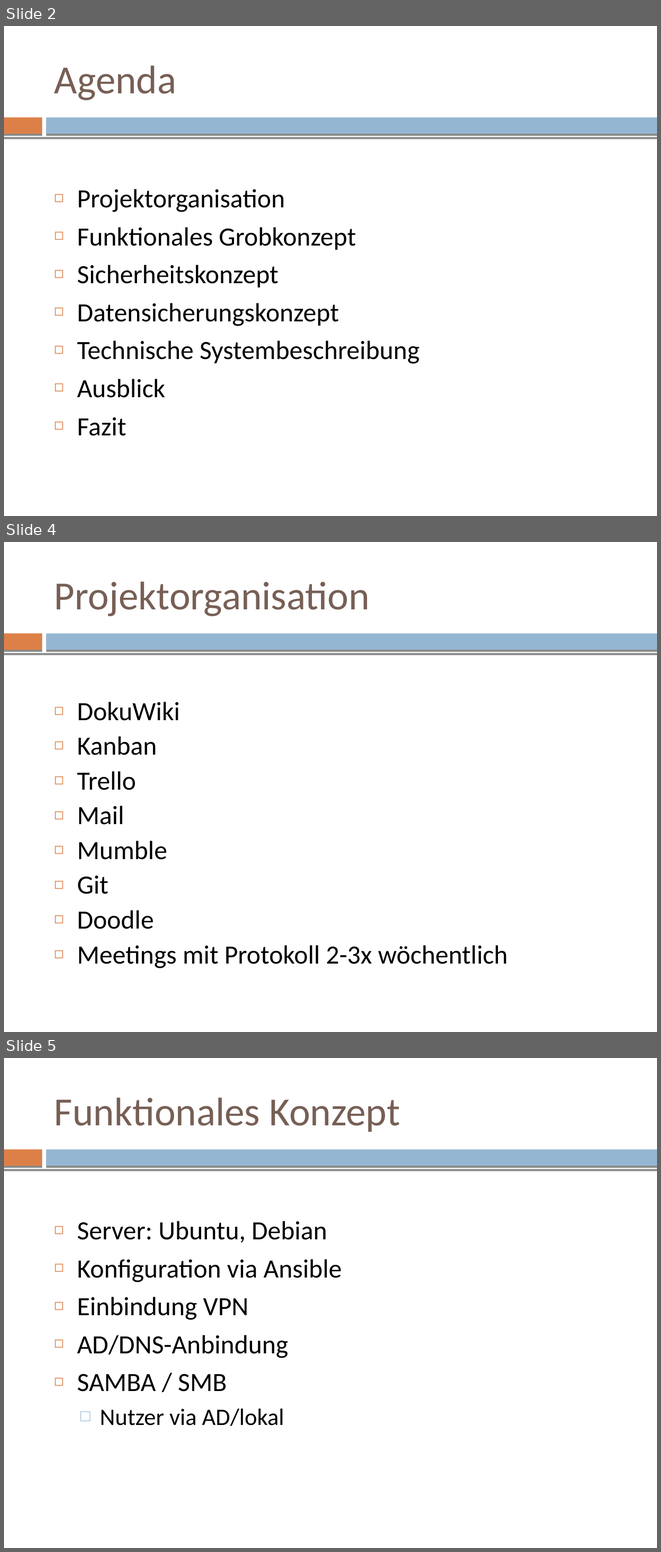
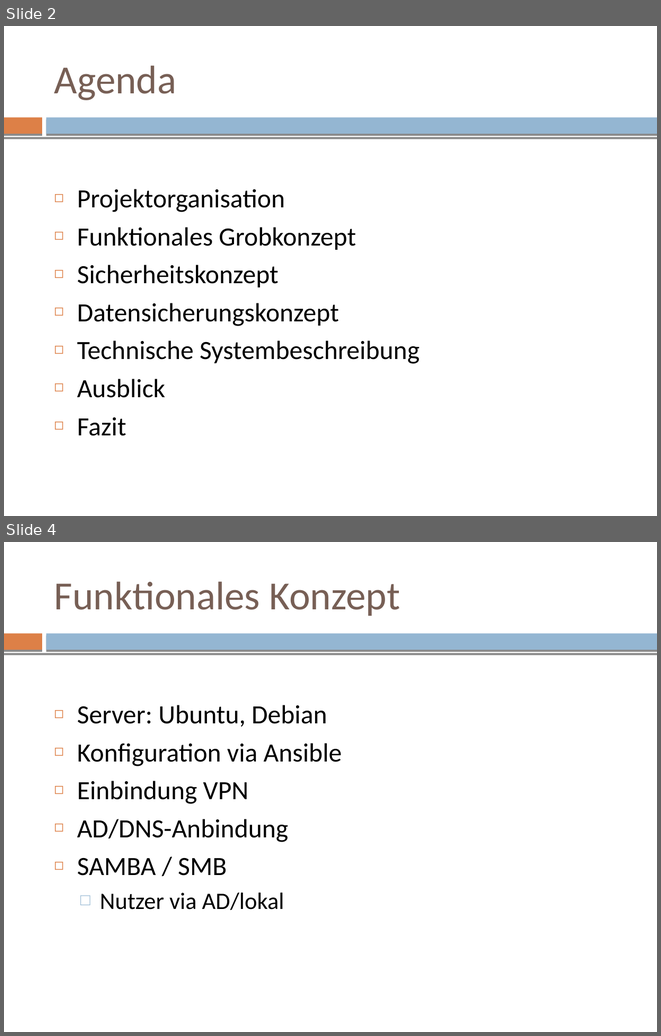
Before and after one commit to mvw/Wilddiebe10, a slide deck: keynote/keynote.odp. Shown one above the other, each under a label of ours: slides 2, 4 and 5 before the commit, slides 2 and 4 after it; the slides between them are not shown. The pictures are 661x1552 and 661x1036 pixels, drawn with LibreOffice and Linux fonts; fonts in the diff are those of the drawing. Boxes give left, top, right and bottom in pixels: in the first picture for what was removed or moved away, otherwise in the second. Text is boxed around its words. In the diff, an @@ line names an element or a change of style, - is before the commit and + after.

```diff
--- a/keynote/keynote.odp
+++ b/keynote/keynote.odp
@@ slide 4 removed at <box>4,542,657,1032</box>, background #FFFFFF; not listed: 3 template elements that a slide beside it also shows @@
@@ title removed at <box>54,581,370,616</box> @@
-Projektorganisation
@@ text removed at <box>77,702,508,968</box> @@
-◻ DokuWiki
-◻ Kanban
-◻ Trello
-◻ Mail
-◻ Mumble
-◻ Git
-◻ Doodle
-◻ Meetings mit Protokoll 2-3x wöchentlich
@@ what was slide 5 is now slide 4 @@
```
Also in this commit, not shown: 1 slide added, 1 other slide removed, 5 other files.
